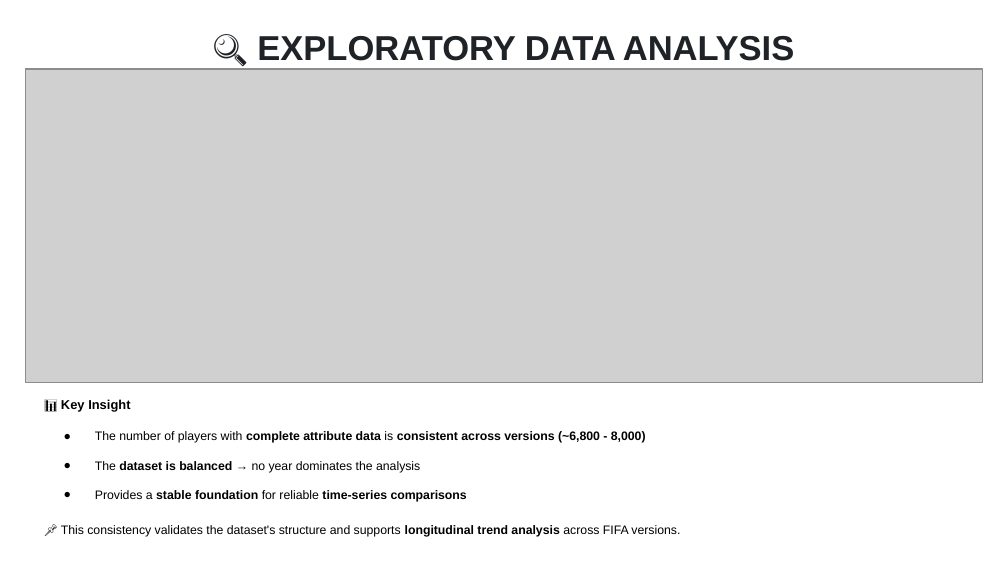
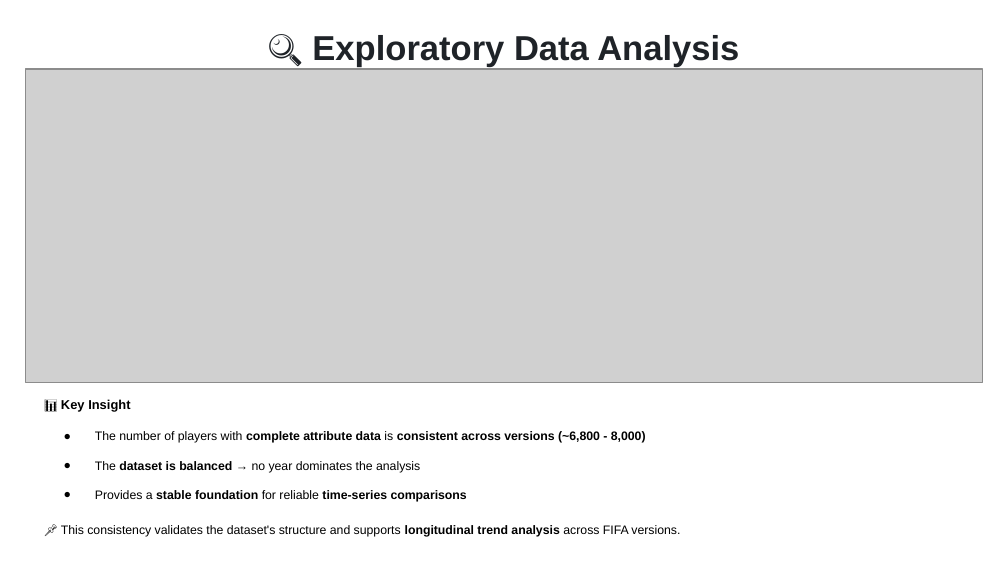
Before and after one commit to hoangbui93/Decoding-Modern-Football-Tactics-Talent-and-Transfer-Value, a slide deck: slide 6 of 🎓 Graduation Project.pptx. Drawn at 1008x567 pixels with LibreOffice and Linux fonts; fonts in the diff are those of the drawing; grey boxes stand for pictures. Boxes give left, top, right and bottom in pixels: in the first picture for what was removed or moved away, otherwise in the second. Text is boxed around its words. In the diff, an @@ line names an element or a change of style, - is before the commit and + after.

```diff
--- a/🎓 Graduation Project.pptx
+++ b/🎓 Graduation Project.pptx
@@ title at (312, 35, 739, 67): text changed @@
-🔍 EXPLORATORY DATA ANALYSIS
+🔍 Exploratory Data Analysis
```
Also in this commit, not shown: 17 other slides changed, 5 slides added, 3 slides removed, 2 other files.
